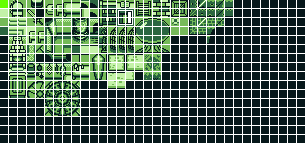
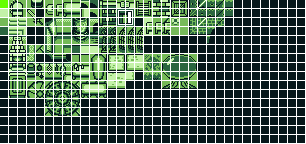
Two versions of the same layered image (306px x 144px). Layer-by-layer changes:
painted on "castle.png" over [27, 18, 197, 98]
